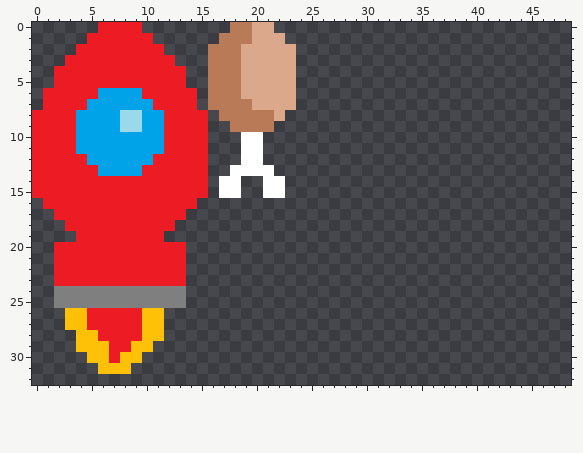
Sprite sheet, stored at assets.png. The picture above was drawn from the file before the commit.
The file is 128x128 pixels. Shown: x 0..48, y 0..32.
New version:
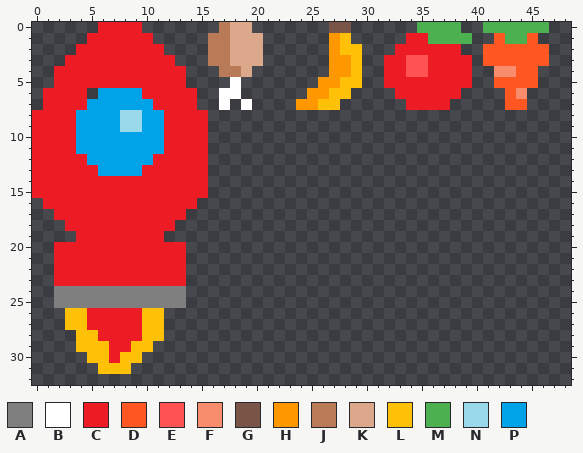
Palette (. is transparent): A #7f7f7f  B #ffffff  C #ed1c24  D #ff5722  E #ff5252  F #f78d6c  G #795548  H #ff9800  J #b97a57  K #dba88c  L #ffc107  M #4caf50  N #99d9ea  P #00a2e8
What changed:
@@ x 0..48 @@
- 0 ......CCCC........JJKK...........................
- 1 .....CCCCCC......JJJKKK..........................
- 2 ....CCCCCCCC....JJJKKKKK.........................
- 3 ...CCCCCCCCCC...JJJKKKKK.........................
- 4 ..CCCCCCCCCCCC..JJJKKKKK.........................
- 5 ..CCCCCCCCCCCC..JJJKKKKK.........................
- 6 .CCCCCPPPPCCCCC.JJJKKKKK.........................
- 7 .CCCCPPPPPPCCCC.JJJJKKKK.........................
- 8 CCCCPPPPNNPPCCCC.JJJJJK..........................
- 9 CCCCPPPPNNPPCCCC..JJJJ...........................
-10 CCCCPPPPPPPPCCCC...BB............................
-11 CCCCPPPPPPPPCCCC...BB............................
-12 CCCCCPPPPPPCCCCC...BB............................
-13 CCCCCCPPPPCCCCCC..BBBB...........................
-14 CCCCCCCCCCCCCCCC.BB..BB..........................
-15 CCCCCCCCCCCCCCCC.BB..BB..........................
+ 0 ......CCCC.......JKK.......GG......MMMM..MMMMMM..
+ 1 .....CCCCCC.....JJKKK......HL.....CCMMMM..DMMD...
+ 2 ....CCCCCCCC....JJKKK......HLL...CCCCCC..DDDDDD..
+ 3 ...CCCCCCCCCC...JJKKK......HHL..CCEECCCC.DDDDDD..
+ 4 ..CCCCCCCCCCCC...JJK.......HHL..CCEECCCC..FFDD...
+ 5 ..CCCCCCCCCCCC....B.......HHLL..CCCCCCCC..DDDD...
+ 6 .CCCC.PPPPCCCCC..BB......HHLL....CCCCCC....DF....
+ 7 .CCCCPPPPPPCCCC..B.B....HHLL......CCCC.....DD....
+ 8 CCCCPPPPNNPPCCCC.................................
+ 9 CCCCPPPPNNPPCCCC.................................
+10 CCCCPPPPPPPPCCCC.................................
+11 CCCCPPPPPPPPCCCC.................................
+12 CCCCCPPPPPPCCCCC.................................
+13 CCCCCCPPPPCCCCCC.................................
+14 CCCCCCCCCCCCCCCC.................................
+15 CCCCCCCCCCCCCCCC.................................
 16 .CCCCCCCCCCCCCC..................................
